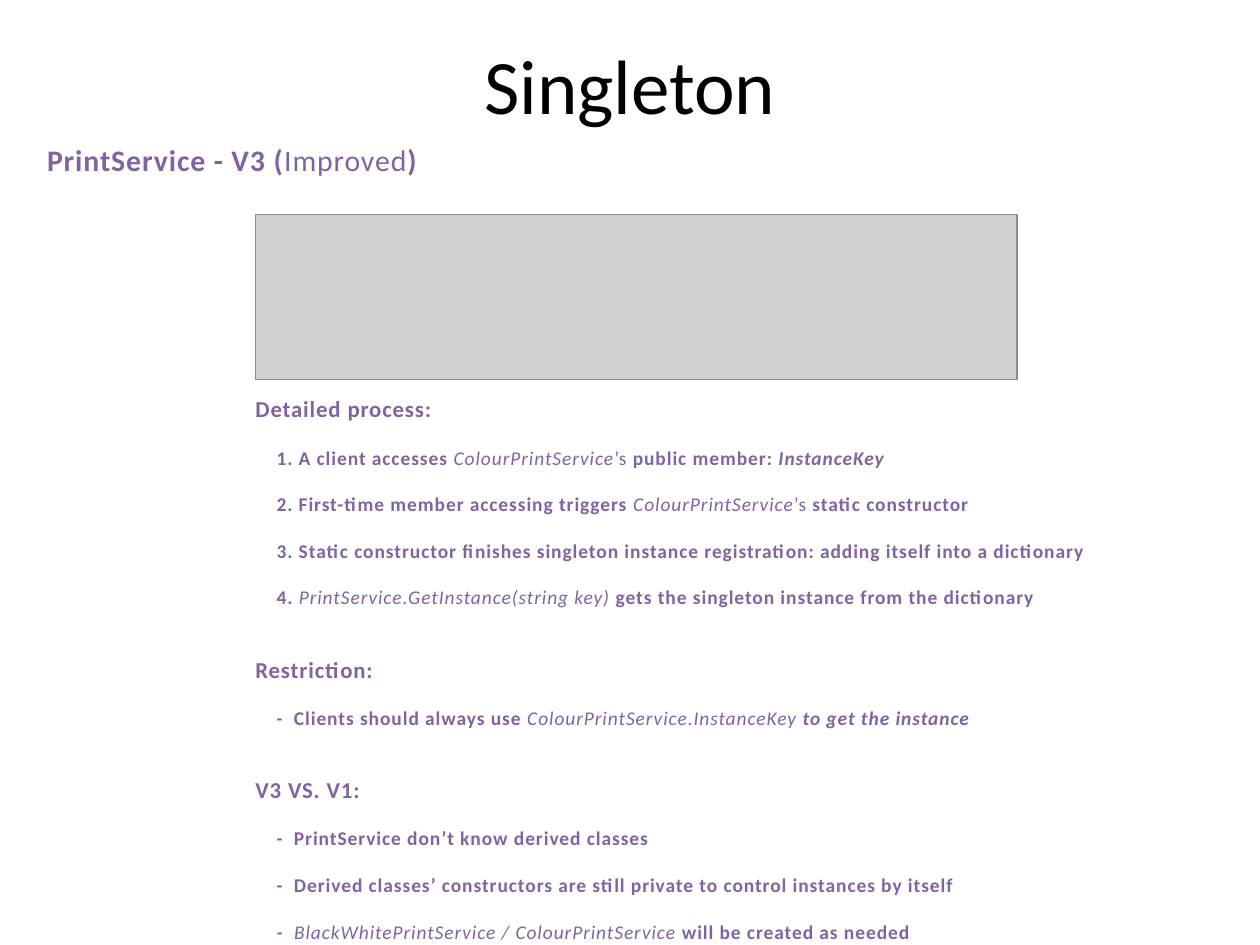
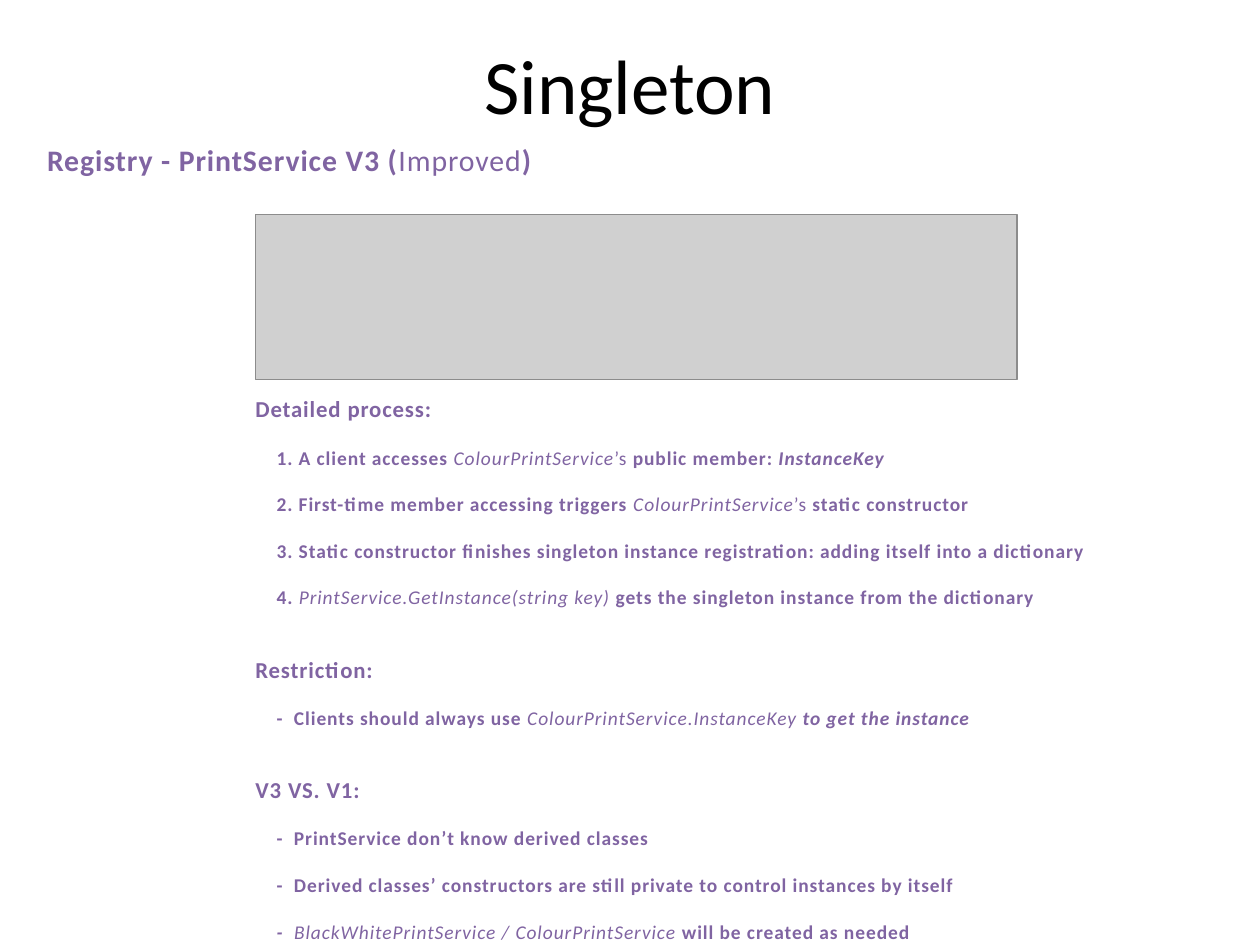
Before and after one commit to PlumpMath/DesignPattern-956, a slide deck: slide 19 of _Doc/DesignPattern.P3.Creational(Singleton).pptx. Drawn at 1260x945 pixels with LibreOffice and Linux fonts; fonts in the diff are those of the drawing; grey boxes stand for pictures. Boxes give left, top, right and bottom in pixels: in the first picture for what was removed or moved away, otherwise in the second. Text is boxed around its words. In the diff, an @@ line names an element or a change of style, - is before the commit and + after.

```diff
--- a/_Doc/DesignPattern.P3.Creational(Singleton).pptx
+++ b/_Doc/DesignPattern.P3.Creational(Singleton).pptx
@@ text at (x1=47, y1=149, x2=531, y2=176): text changed @@
-PrintService - V3 (Improved)
+Registry - PrintService V3 (Improved)
```
Also in this commit, not shown: 13 other slides changed.
